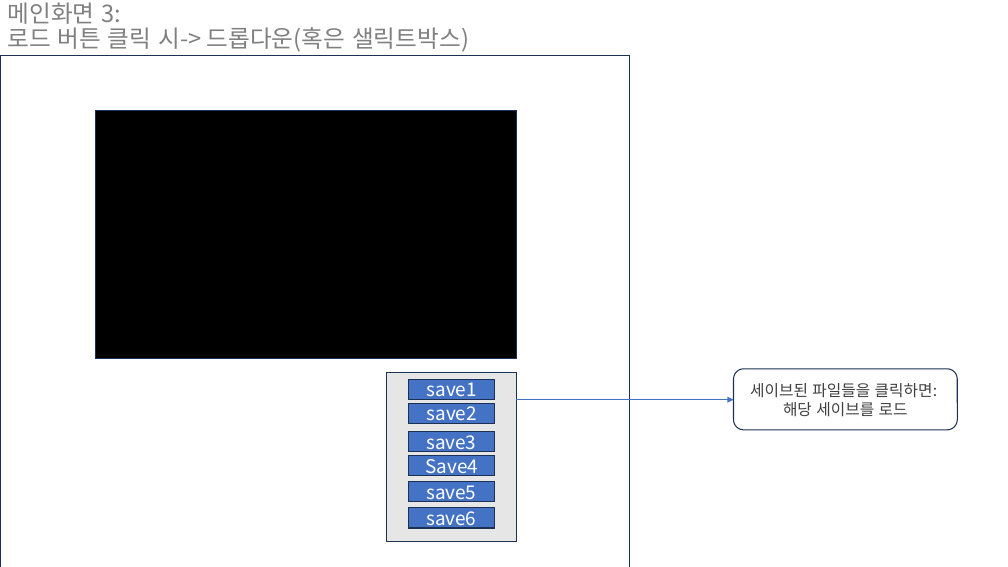
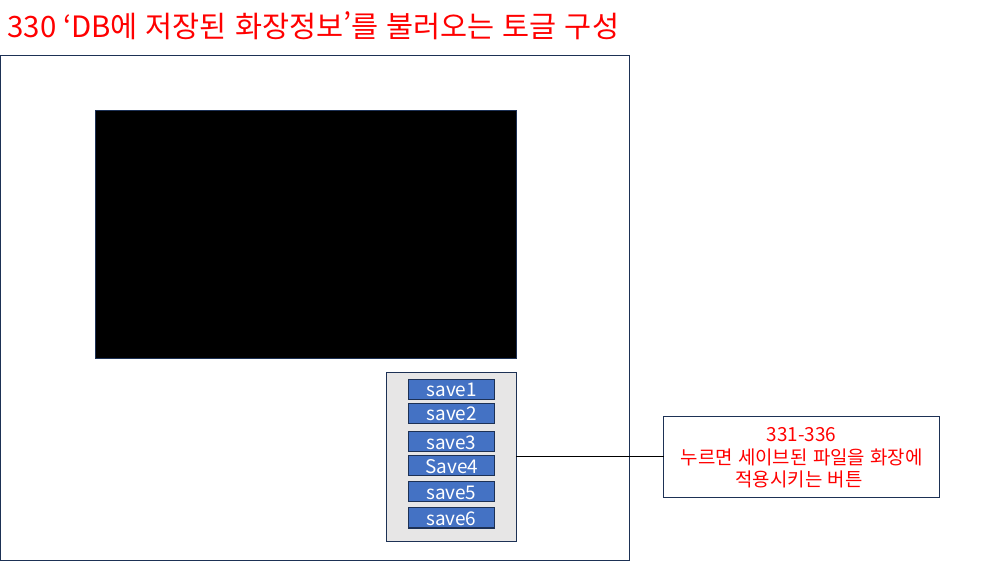
Before and after one commit to hosunghyun/Smart_Makeup_Web, a slide deck: slide 15 of UI프로토타입.pptx (slide 9 before the commit). Drawn at 1008x567 pixels with LibreOffice and Linux fonts; fonts in the diff are those of the drawing. Boxes give left, top, right and bottom in pixels: in the first picture for what was removed or moved away, otherwise in the second. Text is boxed around its words. In the diff, an @@ line names an element or a change of style, - is before the commit and + after.

```diff
--- a/UI프로토타입.pptx
+++ b/UI프로토타입.pptx
@@ title at bbox=[8, 11, 619, 40]: text changed; size 22.5 to 28 pt; text colour #808080 to #FF0000 @@
-메인화면 3:
-로드 버튼 클릭 시-> 드롭다운(혹은 샐릭트박스)
+330 ‘DB에 저장된 화장정보’를 불러오는 토글 구성
@@ rectangle: place and size @@
-rectangle at bbox=[0, 55, 629, 567]
+rectangle at bbox=[0, 55, 629, 561]
@@ rounded rectangle removed at bbox=[734, 369, 957, 430] @@
-세이브된 파일들을 클릭하면:
-해당 세이브를 로드
@@ arrow removed from (516, 400) to (734, 400) @@
@@ rectangle added at bbox=[664, 417, 939, 498], outline #1E3256 1 pt, 18 pt, text #FF0000 @@
+331-336
+누르면 세이브된 파일을 화장에 적용시키는 버튼
@@ elbow line added from (516, 457) to (664, 457), #000000 1 pt @@
```
Also in this commit, not shown: 6 other slides changed, 7 slides added, 3 slides removed.
